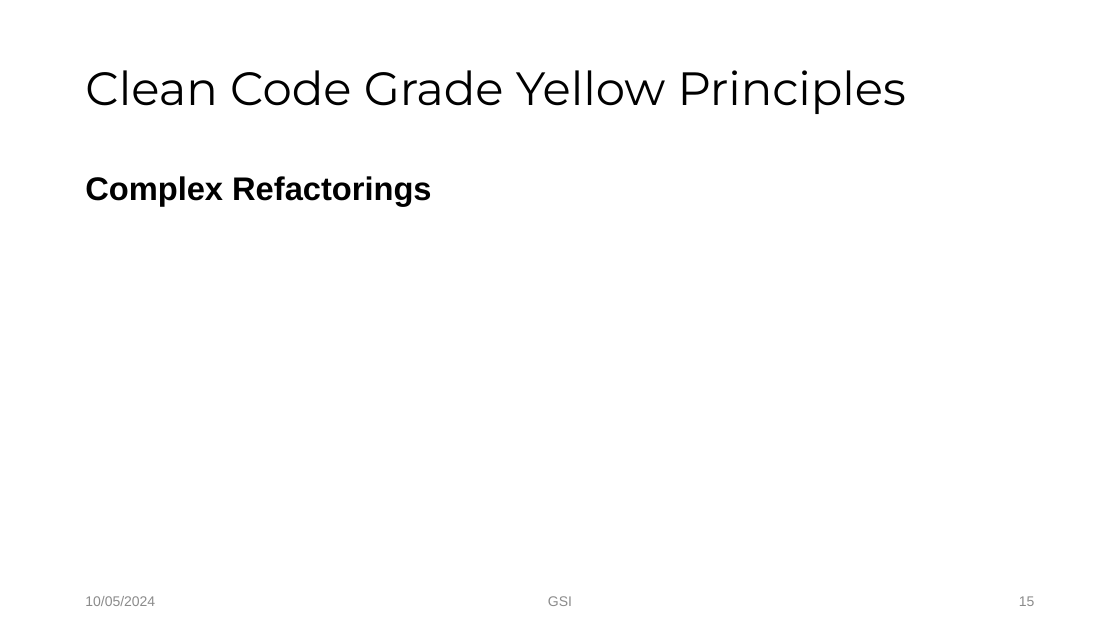
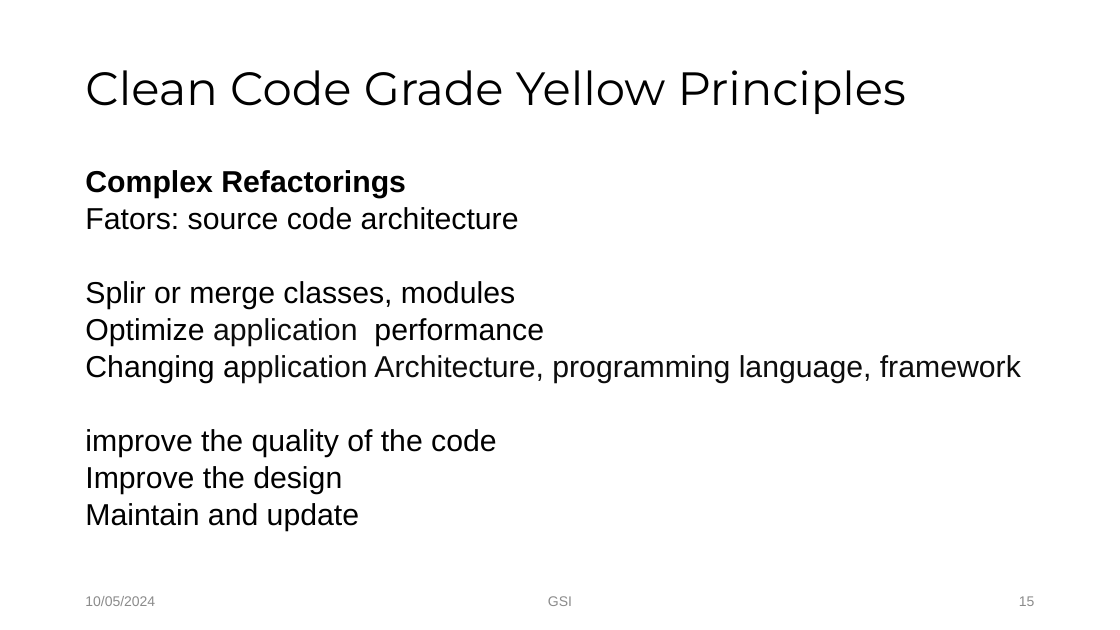
Before and after one commit to Tuyen92/my_bag, a slide deck: slide 15 of yellow.pptx. Drawn at 1120x630 pixels with LibreOffice and Linux fonts; fonts in the diff are those of the drawing; background and template pictures are left out. Boxes give left, top, right and bottom in pixels: in the first picture for what was removed or moved away, otherwise in the second. Text is boxed around its words. In the diff, an @@ line names an element or a change of style, - is before the commit and + after.

Commit message:
edit powerpoint

```diff
--- a/yellow.pptx
+++ b/yellow.pptx
@@ text at [85, 170, 406, 198]: size 28 to 25.9 pt in "Complex Refactorings"; line spacing 0.9 to 0.7 @@
@@ text at [85, 207, 1021, 531]: paragraphs added @@
+Fators: source code architecture
+Splir or merge classes, modules
+Optimize application performance
+Changing application Architecture, programming language, framework
+improve the quality of the code
+Improve the design
+Maintain and update
```
Also in this commit, not shown: 11 other slides changed, 1 other file.
